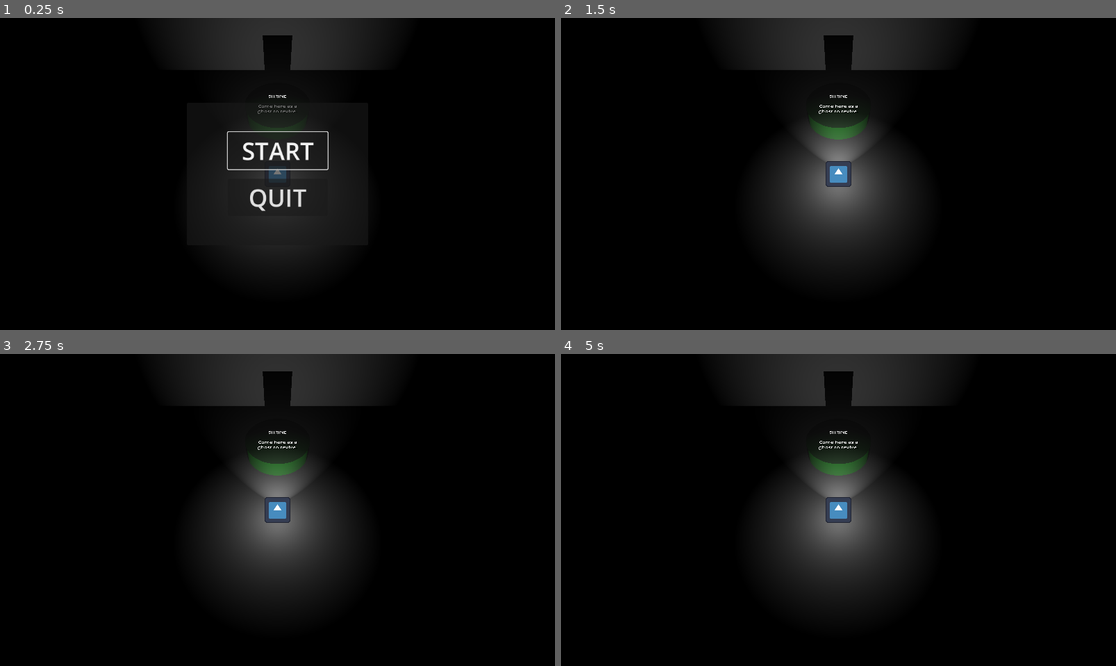
Above: before the commit, frames 1-4 (two rows, left to right).
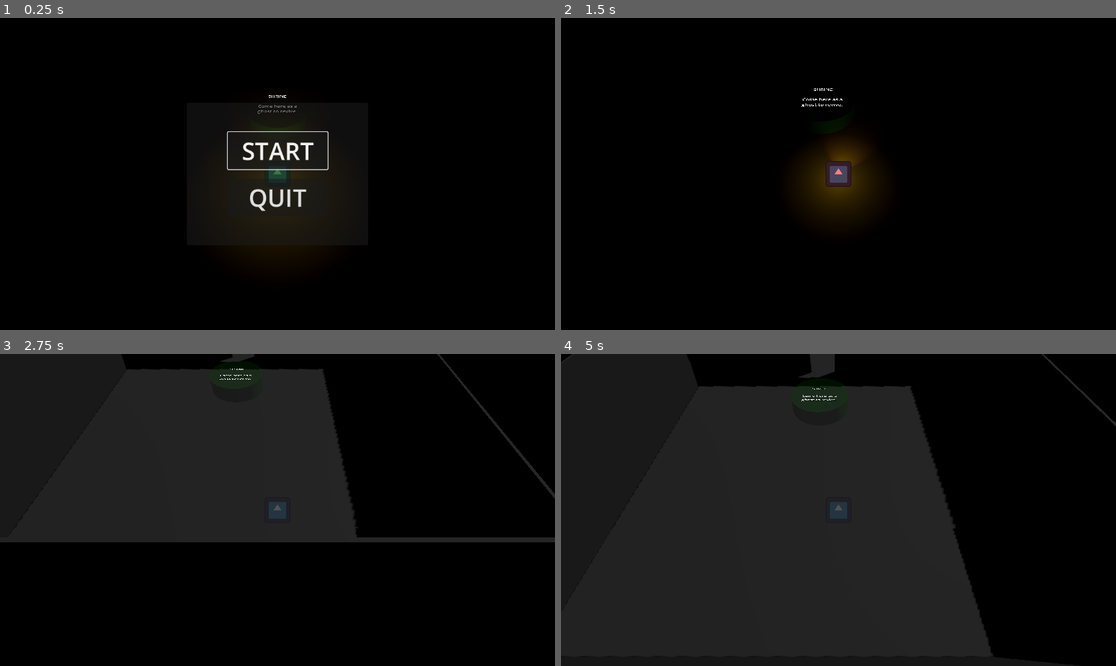
Above: after the commit, the same moments.

Repository: Rusty-Rat-Studios/dead-living-and-dying
Game: Godot game, scene res://game.tscn
The game is run twice, just before and just after one commit, with the same random seed, the same clock (stepped at 60 frames per second) and the same inputs. The engine's default icon, where the game draws it, is replaced by a stand-in: a white triangle on a blue panel in a dark square.
Inputs (mouse positions are in pixels of both pictures, inside the frame that each line leads up to):
- Up to frame 1 (0.25 s): no input
- Up to frame 2 (1.5 s): click "START" at 0.5 s; tap Enter at 1.25 s; move the mouse to (960, 158) at 1.27 s; hold Right (ui_right) from 1.28 s (still down); tap Tab at 1.35 s
- Up to frame 3 (2.75 s): move the mouse to (166, 525) at 2.02 s; release Right (ui_right) at 2.03 s; hold Down (ui_down) from 2.03 s (still down); tap Tab at 2.1 s
- Up to frame 4 (5 s): move the mouse to (894, 441) at 2.77 s; release Down (ui_down) at 2.78 s; hold Right (ui_right) 2.78-3.53 s; tap Tab at 2.85, 3.6, 4.35 s; move the mouse to (810, 572) at 3.52 s; hold Up (ui_up) 3.53-4.28 s; move the mouse to (1005, 556) at 4.27 s; hold Left (ui_left) from 4.28 s (still down)

The runs differ from the first frame. In frame 1, 5.7% of the frame differs, in the area x 33-67%, y 0-78%; in frame 2, 14%; in frame 3, 32%; in frame 4, 52%, in the area x 0-100%, y 0-98%.
Error before the commit: Parse Error: Could not parse global class "Player" from "res://player/player.gd". (res://autoloads/player_handler.gd:3)

Commit message:
Fix merge artifact

Diff:
--- a/player/player.gd
+++ b/player/player.gd
@@ -178,7 +178,7 @@
 func _on_hit_cooldown_timeout() -> void:
 	# deactivate invincibility frames
 	hit_cooldown_active = false
-  if $DamageDetector.has_overlapping_areas():
+	if $DamageDetector.has_overlapping_areas():
 		hit()
 
 
